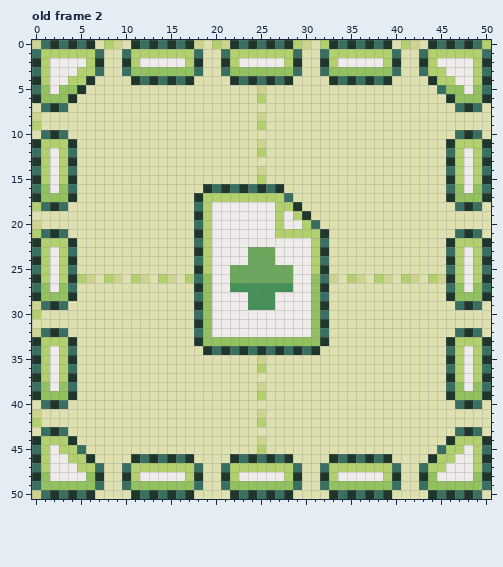
Pixel-art file, stored at Sprites/UI/patch_add_file.aseprite. That is the earlier state.
51x51 pixels, 2 frames. Shown: old frame 2. The commit also changed other frames, which this record leaves out.
After:
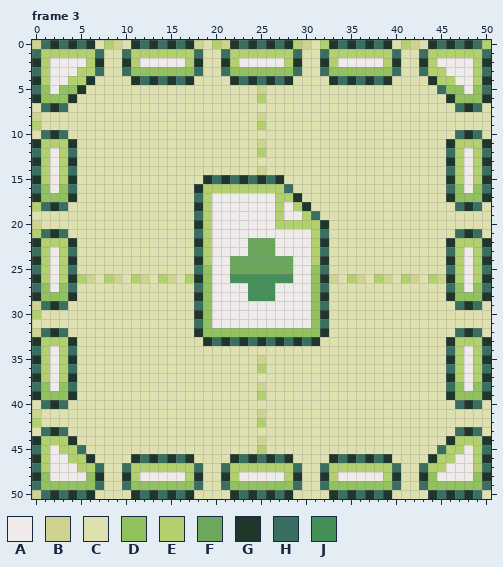
Palette (. is transparent): A #f0ebeb  B #ced48f  C #dfe0b0  D #92c15f  E #b2d06e  F #6ca85c  G #1e372a  H #386f61  J #458f58
Changes in this commit:
frames 2 -> 3
--- frame 3 against old frame 2, layer "File Icon"
@@ x 16..34 @@
 14 CCCCCCCCCBCCCCCCCCC
-15 CCCCCCCCCECCCCCCCCC
-16 CCCGHGHGHGHGCCCCCCC
-17 CCGEEEEEEEEEHCCCCCC
-18 CCHEAAAAAAAEEGCCCCC
-19 CCGEAAAAAAAEAEGCCCC
-20 CCHEAAAAAAAEAAEHCCC
-21 CCGEAAAAAAAEEEEEGCC
-22 CCHEAAAAAAAAAAAEHCC
-23 CCGEAAAAFFFAAAAEGCC
-24 CCHEAAAAFFFAAAAEHCC
-25 CCGEAAFFFFFFFAAEGCC
-26 CEHDAAFFFFFFFAADHBC
-27 CCGDAAJJJJJJJAADGCC
-28 CCHDAAAAJJJAAAADHCC
-29 CCGDAAAAJJJAAAADGCC
-30 CCHDAAAAAAAAAAADHCC
-31 CCGDAAAAAAAAAAADGCC
-32 CCHDAAAAAAAAAAADHCC
-33 CCGDDDDDDDDDDDDDGCC
-34 CCCGHGHGHGHGHGHGCCC
+15 CCCGHGHGHGHGCCCCCCC
+16 CCGEEEEEEEEEHCCCCCC
+17 CCHEAAAAAAAEEGCCCCC
+18 CCGEAAAAAAAEAEGCCCC
+19 CCHEAAAAAAAEAAEHCCC
+20 CCGEAAAAAAAEEEEEGCC
+21 CCHEAAAAAAAAAAAEHCC
+22 CCGEAAAAFFFAAAAEGCC
+23 CCHEAAAAFFFAAAAEHCC
+24 CCGEAAFFFFFFFAAEGCC
+25 CCHDAAFFFFFFFAADHCC
+26 CEGDAAJJJJJJJAADGBC
+27 CCHDAAAAJJJAAAADHCC
+28 CCGDAAAAJJJAAAADGCC
+29 CCHDAAAAAAAAAAADHCC
+30 CCGDAAAAAAAAAAADGCC
+31 CCHDAAAAAAAAAAADHCC
+32 CCGDDDDDDDDDDDDDGCC
+33 CCCGHGHGHGHGHGHGCCC
+34 CCCCCCCCCCCCCCCCCCC
 35 CCCCCCCCCBCCCCCCCCC
Where, in picture pixels (left, top, right, bottom), the same in both pictures:
changed: (194, 175, 329, 355)
